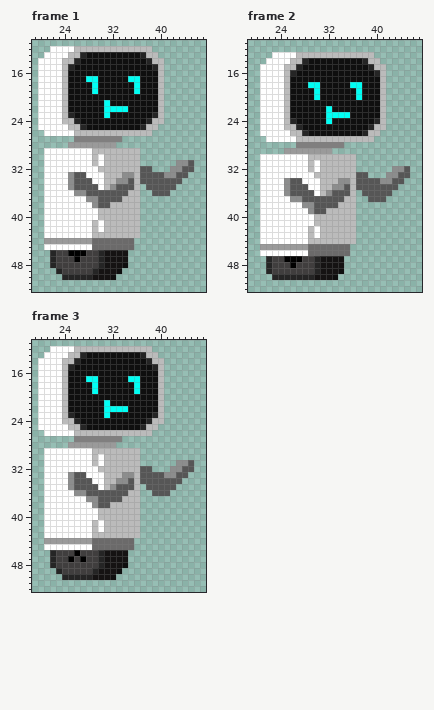
Edited in one commit: animated GIF sprite (robot movement.gif). Above: the version before the commit.
The file is 384x384 pixels, drawn in blocks of 6x6; one block is one cell here. Shown: frame 1: x 19..47, y 11..52; frame 2: x 19..47, y 11..52; frame 3: x 19..47, y 11..52.
The result:
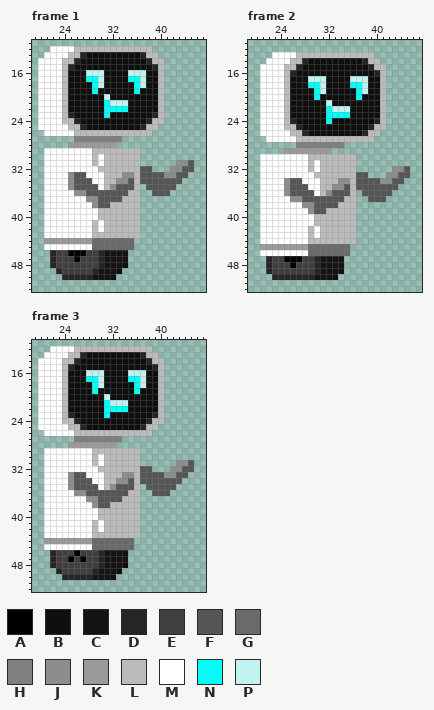
Palette (. is transparent): A #000000  B #0f0f0f  C #151313  D #252525  E #403e3e  F #565656  G #6b6a6a  H #807f7f  J #8c8d8d  K #9a9a9a  L #bbbbbb  M #ffffff  N #00fff4  P #c2f2f0
Diff:
--- frame 1
@@ x 26..39 @@
 15 BBBBBBBBBBBBBD
-16 BBBBBBBBBBBBBB
-17 BBNNBBBBBNNBBB
-18 BBBNBBBBBBNBBB
+16 BBPPPBBBBPPPBB
+17 BBNNPBBBBNNPBB
+18 BBBNPBBBBBNPBB
 19 BBBNBBBBBBNBBB
-20 BBBBBBBBBBBBBB
-21 BBBBBNBBBBBBBB
+20 BBBBBPBBBBBBBB
+21 BBBBBNPPPBBBBB
 22 BBBBBNNNNBBBBB
--- frame 2
@@ x 27..40 @@
 16 BBBBBBBBBBBBBD
-17 BBBBBBBBBBBBBB
-18 BBNNBBBBBNNBBB
-19 BBBNBBBBBBNBBB
+17 BBPPPBBBBPPPBB
+18 BBNNPBBBBNNPBB
+19 BBBNPBBBBBNPBB
 20 BBBNBBBBBBNBBB
-21 BBBBBBBBBBBBBB
-22 BBBBBNBBBBBBBB
+21 BBBBBPBBBBBBBB
+22 BBBBBNPPPBBBBB
 23 BBBBBNNNNBBBBB
--- frame 3: the same change as frame 1
Changed places in both pictures, as pixel boxes (x1, y1, x2, y2):
changed: (86, 70, 146, 106)
changed: (308, 76, 368, 112)
changed: (86, 370, 146, 406)
